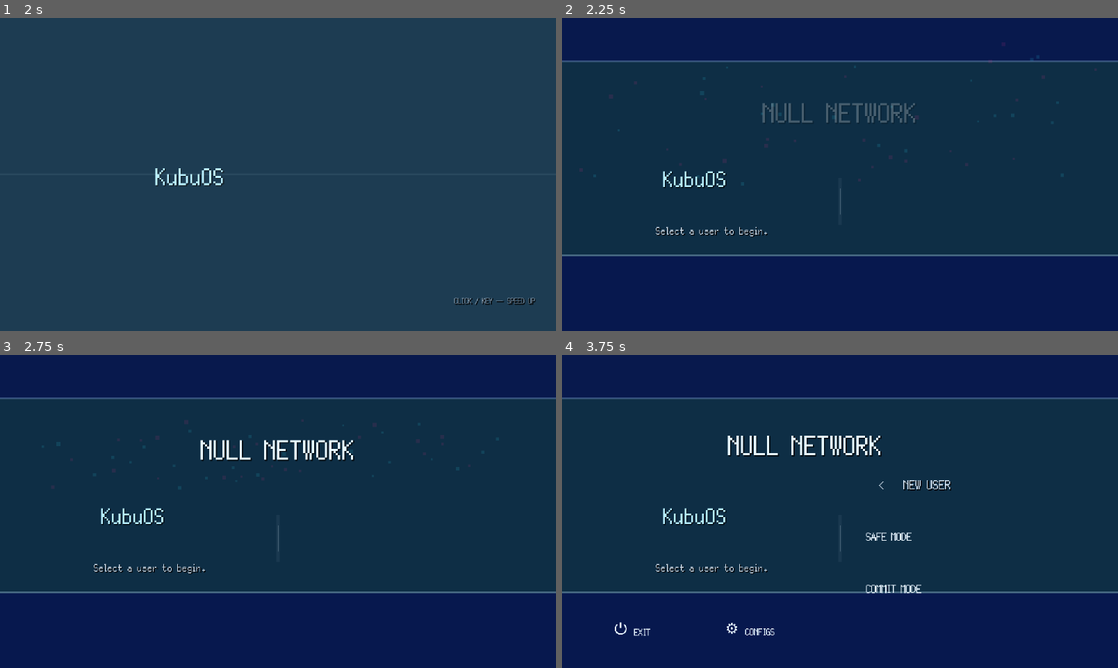
Above: before the commit, frames 1-4 (two rows, left to right).
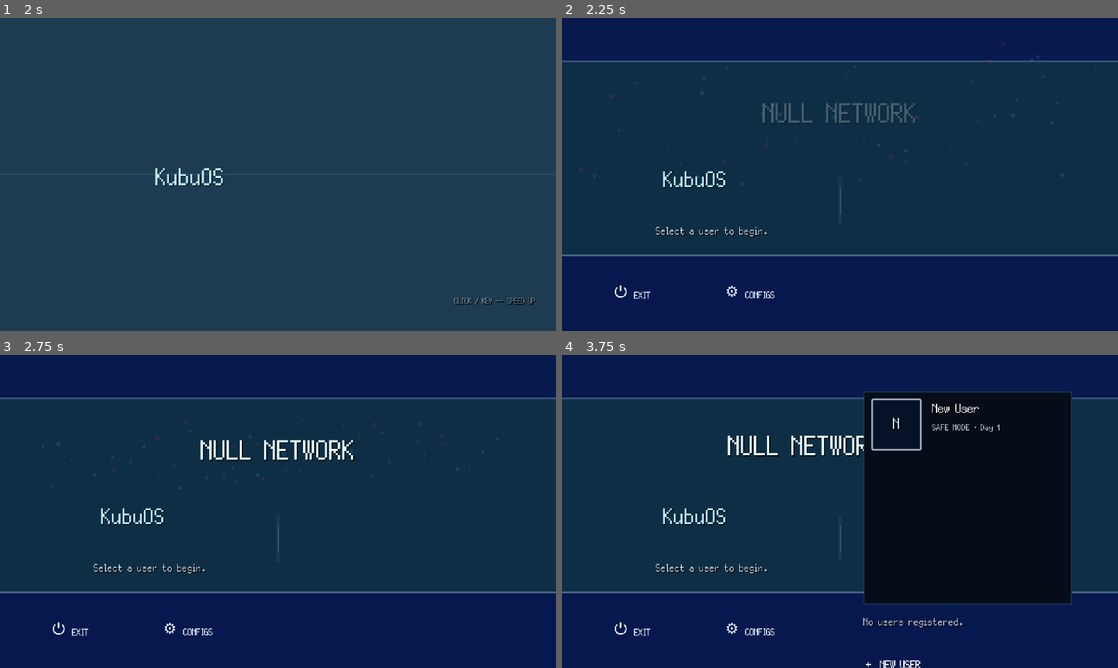
Above: after the commit, the same moments.

Repository: GYU-GAZE/NULL-NETWORK
Game: Godot game, scene res://core/bootstrap/bootstrap.tscn
Same seed, same stepped clock (60 frames per second), same inputs: the game is played once before the commit and once after it. The engine's default icon, where the game draws it, is replaced by a stand-in: a white triangle on a blue panel in a dark square.
Inputs (mouse positions are in pixels of both pictures, inside the frame that each line leads up to):
- Up to frame 1 (2 s): tap Enter at 0.5 s; move the mouse to (400, 158) at 0.52 s; hold D (local_area_move_right) 0.53-1.25 s; tap E (local_area_interact) at 0.6 s; click (400, 158) at 0.67 s; drag from (166, 190) to (250, 237) at 1.27 s
- Up to frame 2 (2.25 s): move the mouse to (895, 105) at 2.02 s; hold D (local_area_move_right) from 2.03 s (still down); tap E (local_area_interact) at 2.1 s
- Up to frame 3 (2.75 s): keep holding D (local_area_move_right)
- Up to frame 4 (3.75 s): release D (local_area_move_right) at 2.75 s; drag from (812, 574) to (673, 464) at 2.77 s; click "+ NEW USER" at 3.5 s

Frame 1 is identical in both runs. In frame 2, 0.2% of the frame differs, in the area x 9-39%, y 85-90%; in frame 3, 0.2%; in frame 4, 25%, in the area x 54-92%, y 11-100%.
Error after the commit: Invalid access to property or key 'position' on a base object of type 'null instance'. (res://systems/startup/startup_menu.gd:500)

Commit message:
Polish XP-style login entries and bottom bar reveal

Diff:
--- a/systems/startup/startup_menu.gd
+++ b/systems/startup/startup_menu.gd
@@ -13,6 +13,9 @@
 const STARTUP_USER_ENTRY_SCENE: PackedScene = preload(
 	"res://systems/startup/startup_user_entry.tscn"
 )
+const NEW_USER_ENTRY_ID: String = "__new_user__"
+const BOTTOM_BAR_HIDDEN_OFFSET: float = 58.0
+const BOTTOM_BAR_REVEAL_SECONDS: float = 0.3
 
 @export var presentation_data: StartupPresentationData
 
@@ -27,8 +30,6 @@
 @onready var pixel_field: Control = %PixelField
 @onready var user_panel: PanelContainer = %UserPanel
 @onready var profile_list: VBoxContainer = %ProfileList
-@onready var empty_profile_label: Label = %EmptyProfileLabel
-@onready var new_user_button: Button = %NewUserButton
 @onready var mode_panel: PanelContainer = %ModePanel
 @onready var safe_mode_button: Button = %SafeModeButton
 @onready var commit_mode_button: Button = %CommitModeButton
@@ -37,6 +38,7 @@
 @onready var mode_description: RichTextLabel = %ModeDescription
 @onready var start_button: Button = %StartButton
 @onready var back_button: Button = %BackButton
+@onready var bottom_bar_root: Control = %BottomBarRoot
 @onready var utility_buttons: HBoxContainer = %UtilityButtons
 @onready var exit_button: Button = %ExitButton
 @onready var configs_button: Button = %ConfigsButton
@@ -47,7 +49,7 @@
 @onready var error_label: Label = %ErrorLabel
 
 var _profiles: Array[Dictionary] = []
-var _selected_campaign_id: String = ""
+var _selected_entry_id: String = ""
 var _selected_mode: CampaignState.SaveMode = CampaignState.SaveMode.UNSET
 var _rng := RandomNumberGenerator.new()
 var _glitch_timer: float = 0.0
@@ -59,7 +61,6 @@
 
 func _ready() -> void:
 	_rng.seed = 0x4E554C4C
-	new_user_button.pressed.connect(_show_new_user_modes)
 	safe_mode_button.pressed.connect(
 		func() -> void: _select_mode(CampaignState.SaveMode.SAFE)
 	)
@@ -101,6 +102,7 @@
 	set_process(false)
 	_configure_null_logo()
 	await get_tree().process_frame
+	await _reveal_bottom_bar()
 	await _materialize_null_logo()
 	await _reveal_main_controls()
 	_input_enabled = true
@@ -110,7 +112,6 @@
 
 func set_busy(value: bool) -> void:
 	_busy = value
-	new_user_button.disabled = value
 	safe_mode_button.disabled = value
 	commit_mode_button.disabled = value
 	start_button.disabled = value or _selected_mode == CampaignState.SaveMode.UNSET
@@ -140,35 +141,44 @@
 	for child: Node in profile_list.get_children():
 		child.queue_free()
 
-	_selected_campaign_id = ""
-	empty_profile_label.visible = _profiles.is_empty()
-
-	for index: int in range(_profiles.size()):
-		var profile: Dictionary = _profiles[index]
-		var entry := STARTUP_USER_ENTRY_SCENE.instantiate() as StartupUserEntry
-
-		if entry == null:
-			push_error("StartupMenu could not instantiate StartupUserEntry.")
-			continue
-
-		profile_list.add_child(entry)
-		entry.configure(profile)
-		entry.set_separator_visible(index < _profiles.size() - 1)
-		entry.selected.connect(_on_profile_selected)
-		entry.activated.connect(_on_profile_activated)
-		entry.set_interaction_enabled(not _busy)
-
-
-func _on_profile_selected(campaign_id: String) -> void:
+	_selected_entry_id = ""
+
+	for profile: Dictionary in _profiles:
+		_add_user_entry(profile, true)
+
+	_add_user_entry({
+		"campaign_id": NEW_USER_ENTRY_ID,
+		"username": "New User",
+		"description": "Create a new KubuOS user",
+		"avatar_fallback": "+"
+	}, false)
+
+
+func _add_user_entry(profile: Dictionary, show_separator: bool) -> void:
+	var entry := STARTUP_USER_ENTRY_SCENE.instantiate() as StartupUserEntry
+
+	if entry == null:
+		push_error("StartupMenu could not instantiate StartupUserEntry.")
+		return
+
+	profile_list.add_child(entry)
+	entry.configure(profile)
+	entry.set_separator_visible(show_separator)
+	entry.selected.connect(_on_profile_selected)
+	entry.activated.connect(_on_profile_activated)
+	entry.set_interaction_enabled(not _busy)
+
+
+func _on_profile_selected(entry_id: String) -> void:
 	if not _input_enabled or _busy:
 		return
 
-	var clean_id: String = campaign_id.strip_edges()
+	var clean_id: String = entry_id.strip_edges()
 
 	if clean_id.is_empty():
 		return
 
-	_selected_campaign_id = clean_id
+	_selected_entry_id = clean_id
 	show_error("")
 
 	for child: Node in profile_list.get_children():
@@ -177,10 +187,14 @@
 			entry.set_selected(entry.campaign_id == clean_id)
 
 
-func _on_profile_activated(campaign_id: String) -> void:
-	var clean_id: String = campaign_id.strip_edges()
-
-	if clean_id.is_empty() or clean_id != _selected_campaign_id:
+func _on_profile_activated(entry_id: String) -> void:
+	var clean_id: String = entry_id.strip_edges()
+
+	if clean_id.is_empty() or clean_id != _selected_entry_id:
+		return
+
+	if clean_id == NEW_USER_ENTRY_ID:
+		_show_new_user_modes()
 		return
 
 	_load_profile(clean_id)
@@ -217,11 +231,12 @@
 	mode_panel.hide()
 	mode_details.hide()
 	user_panel.show()
+	_clear_profile_selection()
 	show_error("")
 
 
 func _clear_profile_selection() -> void:
-	_selected_campaign_id = ""
+	_selected_entry_id = ""
 
 	for child: Node in profile_list.get_children():
 		if child is StartupUserEntry:
@@ -315,6 +330,27 @@
 	null_logo_texture_ghost_a.modulate = presentation_data.null_logo_glitch_color_a
 	null_logo_texture_ghost_b.modulate = presentation_data.null_logo_glitch_color_b
 	_reset_logo_glitch()
+
+
+func _reveal_bottom_bar() -> void:
+	bottom_bar_root.position.y = BOTTOM_BAR_HIDDEN_OFFSET
+	bottom_bar_root.modulate.a = 0.82
+	var tween := create_tween()
+	tween.set_trans(Tween.TRANS_CUBIC)
+	tween.set_ease(Tween.EASE_OUT)
+	tween.tween_property(
+		bottom_bar_root,
+		"position:y",
+		0.0,
+		BOTTOM_BAR_REVEAL_SECONDS
+	)
+	tween.parallel().tween_property(
+		bottom_bar_root,
+		"modulate:a",
+		1.0,
+		BOTTOM_BAR_REVEAL_SECONDS * 0.72
+	)
+	await tween.finished
 
 
 func _materialize_null_logo() -> void:
@@ -359,17 +395,14 @@
 func _reveal_main_controls() -> void:
 	user_panel.show()
 	mode_panel.hide()
-	utility_buttons.show()
 	user_panel.pivot_offset = user_panel.size * 0.5
 	user_panel.scale = Vector2(1.0, 0.02)
 	user_panel.modulate.a = 0.38
-	utility_buttons.modulate.a = 0.0
 	var tween := create_tween()
 	tween.set_trans(Tween.TRANS_EXPO)
 	tween.set_ease(Tween.EASE_OUT)
 	tween.tween_property(user_panel, "scale:y", 1.0, 0.34)
 	tween.parallel().tween_property(user_panel, "modulate:a", 1.0, 0.22)
-	tween.parallel().tween_property(utility_buttons, "modulate:a", 1.0, 0.28)
 	await tween.finished
 
 
@@ -462,9 +495,10 @@
 	user_panel.hide()
 	mode_panel.hide()
 	mode_details.hide()
-	utility_buttons.hide()
 	config_modal.hide()
 	show_error("")
-	_selected_campaign_id = ""
+	bottom_bar_root.position.y = BOTTOM_BAR_HIDDEN_OFFSET
+	bottom_bar_root.modulate.a = 1.0
+	_selected_entry_id = ""
 	_selected_mode = CampaignState.SaveMode.UNSET
 	_input_enabled = false
